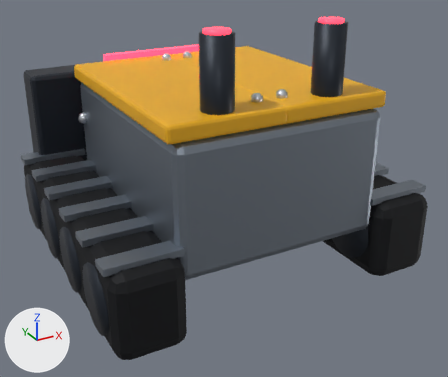
An edit to the FBX model Assets/Resources/Models/Enemies/Compactor.fbx, drawn before and after from the same camera.
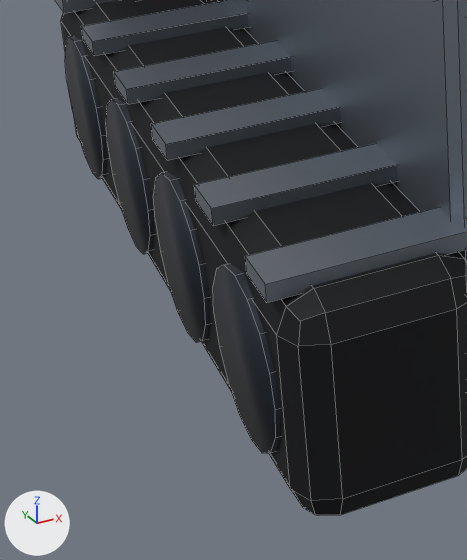
The first picture shows the older version from a camera (50 mm lens) standing at (-1.81, -3.48, 2.13) and looking at (0.04, -0.11, 0.44). The close-ups show the older and then the newer version on the part from 0% to 40% of the width and 42% to 100% of the height of that picture. Only the edits that show in the close-ups are written down. Lighting does not change. The marker at lower left points along +X, +Y and +Z. The close-ups show mesh edges as thin lines. Where no turn or scale is listed for an object, it has been applied to the vertices.

Names of what the first close-up shows: 'Metal_Wheel0.001', 'Metal_Wheel1.001', 'Metal_Wheel2.001', 'Metal_Wheel3.001', 'Steel_Hull0.001', 'Steel_Lug0', 'Steel_Lug1', 'Steel_Lug2', 'Steel_Lug3', 'Steel_Lug4', 'Tread_Tread0.001' and 1 more.
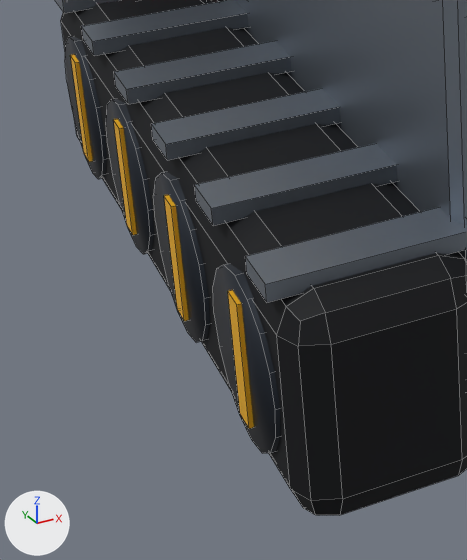
The change, as a diff of the scene's bpy script:
```diff
--- a/Assets/Resources/Models/Enemies/Compactor.fbx.py
+++ b/Assets/Resources/Models/Enemies/Compactor.fbx.py
@@ me_spoke_002 @@
+me_spoke_002.from_pydata(...)  # a box spanning x -0.23..0.23, y -0.03..0.03, z -0.15..0.15
+me_spoke_002.materials.append(mat_hazard)  # yellow #f2b318
@@ ob_hazard_spoke2 @@
+ob_hazard_spoke2 = bpy.data.objects.new('Hazard_Spoke2', me_spoke_002)
+ob_hazard_spoke2.location = (-0.85, 0.23, 0.26)
@@ ob_hazard_spoke0 @@
+ob_hazard_spoke0 = bpy.data.objects.new('Hazard_Spoke0', me_spoke_002.copy())
+ob_hazard_spoke0.location = (-0.85, -0.7, 0.26)
@@ ob_hazard_spoke1 @@
+ob_hazard_spoke1 = bpy.data.objects.new('Hazard_Spoke1', me_spoke_002.copy())
+ob_hazard_spoke1.location = (-0.85, -0.23, 0.26)
@@ ob_hazard_spoke3 @@
+ob_hazard_spoke3 = bpy.data.objects.new('Hazard_Spoke3', me_spoke_002.copy())
+ob_hazard_spoke3.location = (-0.85, 0.7, 0.26)
```

Pixel boxes (x1, y1, x2, y2) of what changed, in the close-ups (467 x 560 px):
'Hazard_Spoke0', added
    after: (228, 290, 254, 429)
'Hazard_Spoke1', added
    after: (164, 195, 189, 321)
'Hazard_Spoke2', added
    after: (113, 119, 137, 235)
'Hazard_Spoke3', added
    after: (70, 54, 93, 162)
